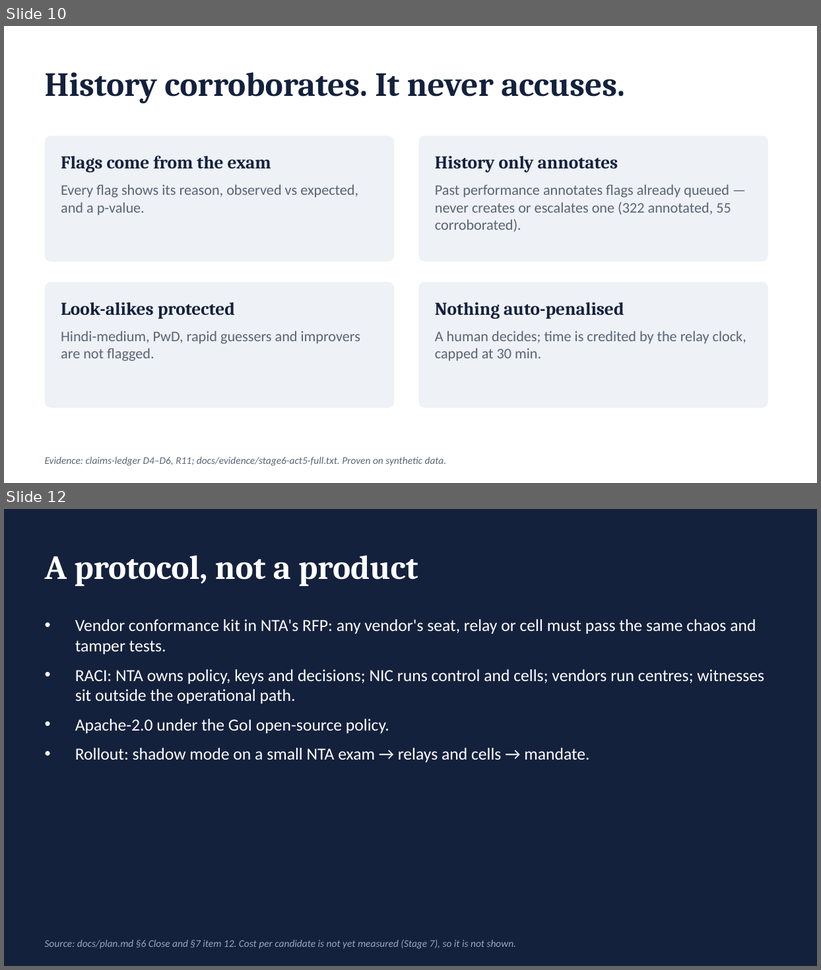
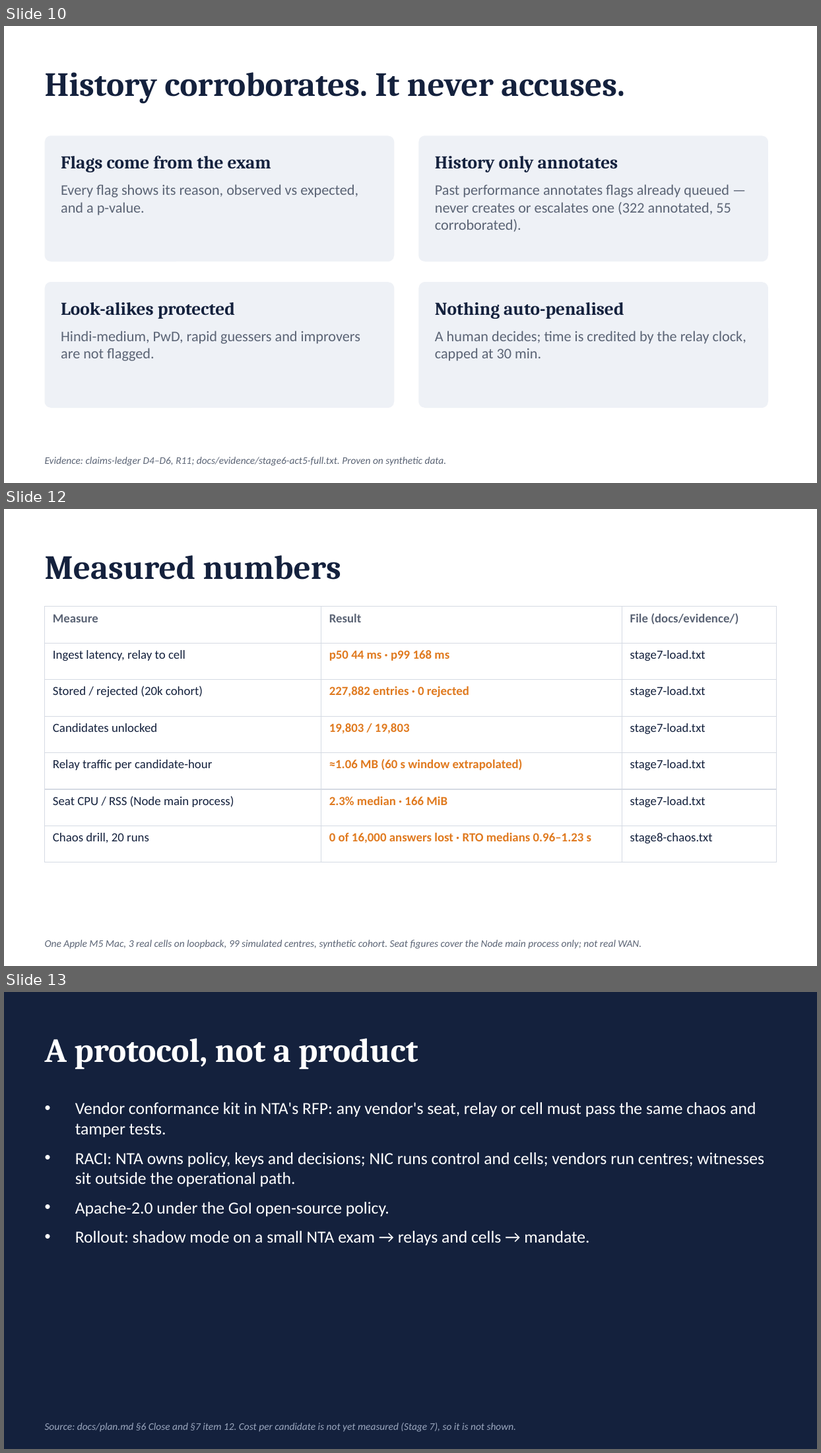
Before and after one commit to anirudh12032008/saakshi, a slide deck: docs/deck/saakshi.pptx. Shown one above the other, each under a label of ours: slides 10 and 12 before the commit, slides 10, 12 and 13 after it; the slides between them are not shown. The pictures are 821x970 and 821x1453 pixels, drawn with LibreOffice and Linux fonts; fonts in the diff are those of the drawing. Boxes give left, top, right and bottom in pixels: in the first picture for what was removed or moved away, otherwise in the second. Text is boxed around its words. In the diff, an @@ line names an element or a change of style, - is before the commit and + after.

Commit message:
docs: measured numbers in README and deck; witness marked Built; Act 2 cites stage8-act2

```diff
--- a/docs/deck/saakshi.pptx
+++ b/docs/deck/saakshi.pptx
@@ slide 12 added at box(4, 509, 817, 966), background #FFFFFF @@
@@ text added at box(45, 555, 341, 580), 30 pt, text #14213D, bold @@
+Measured numbers
@@ table added at box(45, 607, 776, 847), 7 rows, 3 columns @@
+Measure | Result | File (docs/evidence/)
+Ingest latency, relay to cell | p50 44 ms · p99 168 ms | stage7-load.txt
+Stored / rejected (20k cohort) | 227,882 entries · 0 rejected | stage7-load.txt
+Candidates unlocked | 19,803 / 19,803 | stage7-load.txt
+Relay traffic per candidate-hour | ≈1.06 MB (60 s window extrapolated) | stage7-load.txt
+Seat CPU / RSS (Node main process) | 2.3% median · 166 MiB | stage7-load.txt
+Chaos drill, 20 runs | 0 of 16,000 answers lost · RTO medians 0.96–1.23 s | stage8-chaos.txt
@@ text added at box(45, 940, 642, 949), 9 pt, text #5B6475, italic @@
+One Apple M5 Mac, 3 real cells on loopback, 99 simulated centres, synthetic cohort. Seat figures cover the Node main process only; not real WAN.
@@ what was slide 12 is now slide 13 @@
```
Also in this commit, not shown: 4 slides changed, 2 other files.
